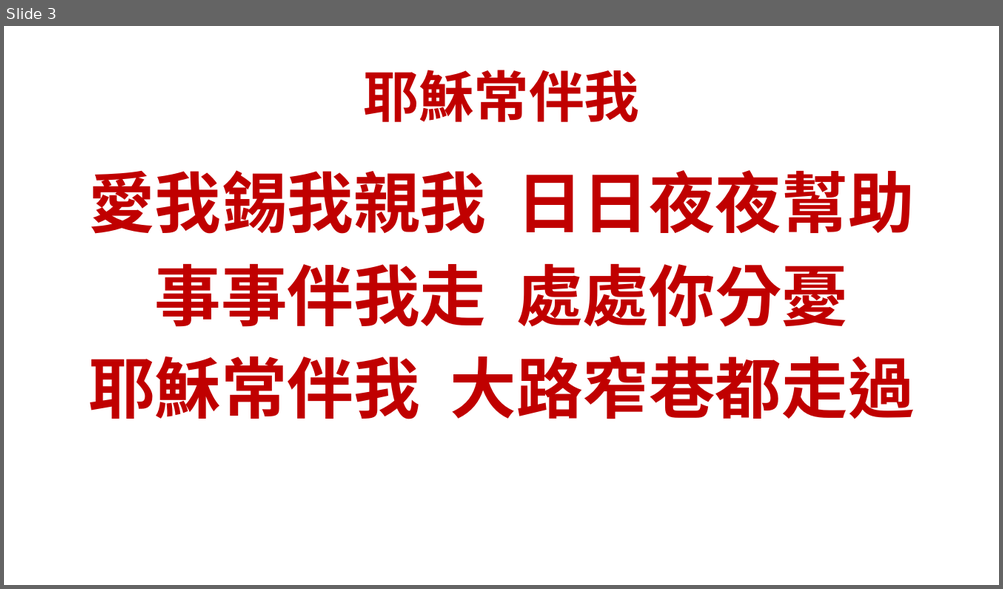
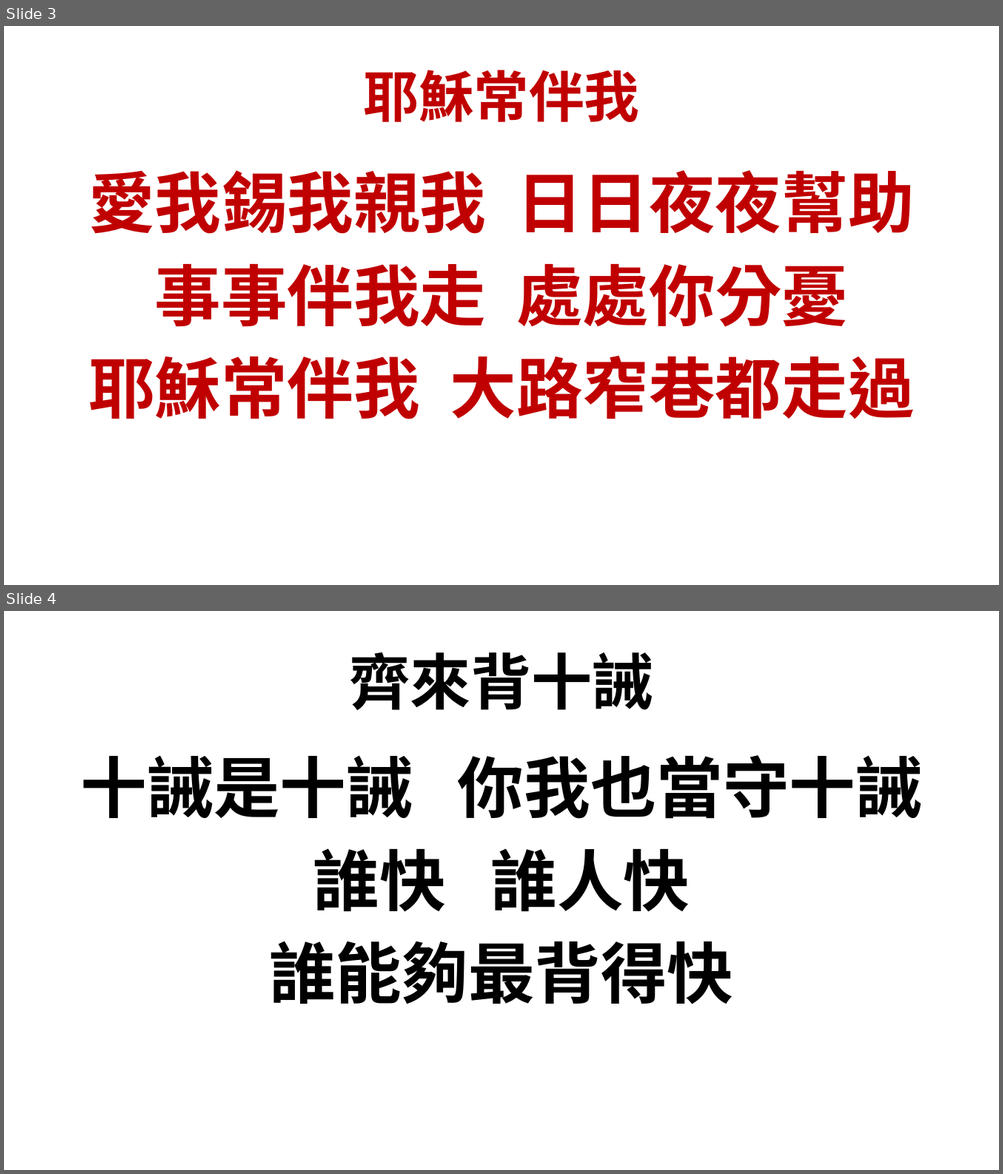
Before and after one commit to batisuoc/bible-school, a slide deck: 2019/7月.pptx. Shown one above the other, each under a label of ours: slide 3 before the commit, slides 3 and 4 after it. The pictures are 1003x589 and 1003x1174 pixels, drawn with LibreOffice and Linux fonts; fonts in the diff are those of the drawing; background and template pictures are left out. Boxes give left, top, right and bottom in pixels: in the first picture for what was removed or moved away, otherwise in the second. Text is boxed around its words. In the diff, an @@ line names an element or a change of style, - is before the commit and + after.

```diff
--- a/2019/7月.pptx
+++ b/2019/7月.pptx
@@ slide 4 added at [4, 611, 999, 1170], background picture (left out) @@
@@ title added at [349, 652, 653, 710], 44 pt, text #000000, bold @@
+齊來背十誡
@@ text added at [81, 755, 922, 1005], 48 pt, text #000000, bold @@
+十誡是十誡 你我也當守十誡
+誰快 誰人快
+誰能夠最背得快
```
Also in this commit, not shown: 5 other slides added.
